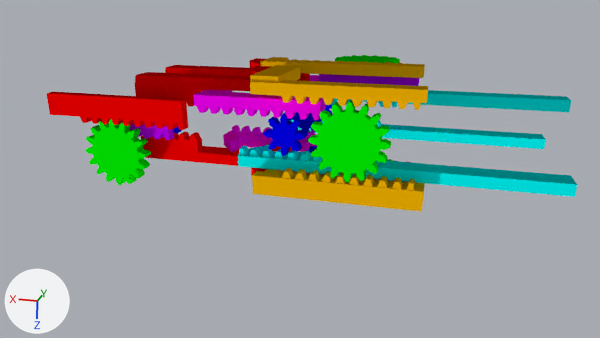
What one commit did to the Blender file rule110.blend.
Before and after are seen from the file's camera 'Camera'. Every picture has the same lights, and +X, +Y and +Z are marked at lower left. The picture after the commit comes second.

The first picture shows 'A', 'B', 'C', 'G', 'H', 'J', 'J_gear', 'K', 'L', 'P', 'not_C', 'output1', 'output2', 'output3' and 8 more.
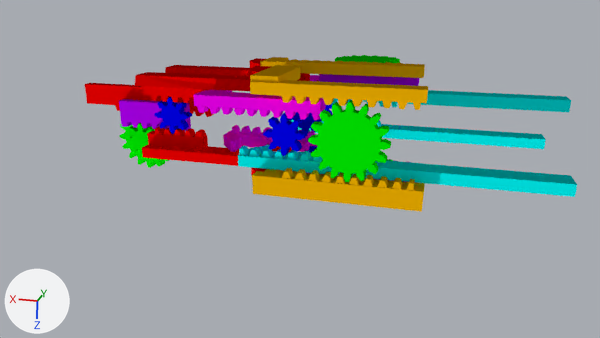
Commit message: Flipped output3 over to be next to output4.

Changed parts and their boxes (x1, y1, x2, y2) in the pictures (600 x 338 px; the box of a moved part takes in the faces that stretch with it):
'output3', moved, turned, rescaled: before (47, 92, 188, 130); after (85, 83, 214, 117)
'K', moved, turned: before (86, 119, 151, 185); after (119, 123, 169, 168)
'output2', reshaped (10% shorter): before (135, 66, 271, 107); after (135, 66, 271, 103)
'output1', reshaped (13% taller): before (141, 132, 292, 176); after (142, 126, 292, 176)
'J', moved, turned, rescaled: before (130, 124, 174, 140); after (119, 99, 191, 131)
'J_gear', moved (mostly hidden before): before (174, 126, 182, 134); after (154, 97, 192, 134)
part 1 of me_mesh_034, moved or reshaped: before (141, 132, 239, 156); after (147, 126, 208, 149)
part 2 of me_mesh_007, moved or reshaped: before (135, 86, 200, 107); after (143, 86, 206, 103)

The edits, one by one:
me_mesh_034 is used by ob_output1; parent ob_c_and_notb; location (0.43, 0.0588, 0.0214); scale (10.0, 10.0, 10.0).
me_mesh_034 had 76 vertices, 55 faces, 1 loose edge and spanned x -0.089..0.065, y -0.008..0.011, z -0.007..0.012.
me_mesh_034 now has 79 vertices, 54 faces, 1 loose edge and spans x -0.089..0.065, y -0.008..0.011, z -0.007..0.012.
me_mesh_034 part 1: 35 vertices moved from x 0.034..0.065, y -0.001..0.004, z 0.009..0.012 to x 0.034..0.065, y -0.007..-0.002, z 0.003..0.012; 10 vertices removed from x 0.034..0.065, y -0.001..0.004, z 0.003..0.012; 13 vertices added at x 0.034..0.065, y -0.007..-0.002, z 0.003..0.012.
me_mesh_007 is used by ob_output2; parent ob_notc_and_b; location (0.43, 0.0142, 0.0214); scale (10.0, -10.0, 10.0).
me_mesh_007 had 73 vertices, 54 faces and spanned x -0.0119..0.0652, y -0.0075..0.0115, z -0.0071..0.0113.
me_mesh_007 now has 77 vertices, 54 faces and spans x -0.0119..0.0652, y -0.0075..0.0115, z -0.0071..0.0113.
me_mesh_007 part 2: 34 vertices moved from x 0.0336..0.0559, y -0.0006..0.0045, z 0.0084..0.0113 to x 0.0374..0.0617, y -0.0074..-0.0024, z 0.0084..0.0113; 2 vertices removed from x 0.0652, y -0.0006..0.0045, z 0.0084; 14 vertices added at x 0.0336..0.0652, y -0.0075..-0.0024, z 0.0029..0.0113.
Other edits to the shape of me_mesh_007 do not show in these pictures.
Object 'J_gear' (ob_j_gear) moves from (0.7, 0.0572, 0.174) to (0.7, -0.0107, 0.174).
Object 'J' (ob_j) moves from (0.85, 0.111, 0.111) to (0.85, -0.0647, 0.111).
Object 'J' (ob_j) turns from (90, 0, 0) to (270, 0, 0) degrees about x, y and z.
Object 'J' (ob_j) is rescaled from (10.0, 10.0, 10.0) to (10.0, -10.0, 10.0).
Object 'K' (ob_k) moves from (0.921, 0.147, 0.0136) to (0.921, -0.1, 0.0136).
Object 'K' (ob_k) turns from (90, 0, 0) to (-90, 0, 0) degrees about x, y and z.
Object 'output3' (ob_output3) moves from (0.85, 0.164, 0.173) to (0.85, -0.117, 0.173).
Object 'output3' (ob_output3) turns from (90, 0, 0) to (270, 0, 0) degrees about x, y and z.
Object 'output3' (ob_output3) is rescaled from (10.0, 10.0, 10.0) to (10.0, -10.0, 10.0).
